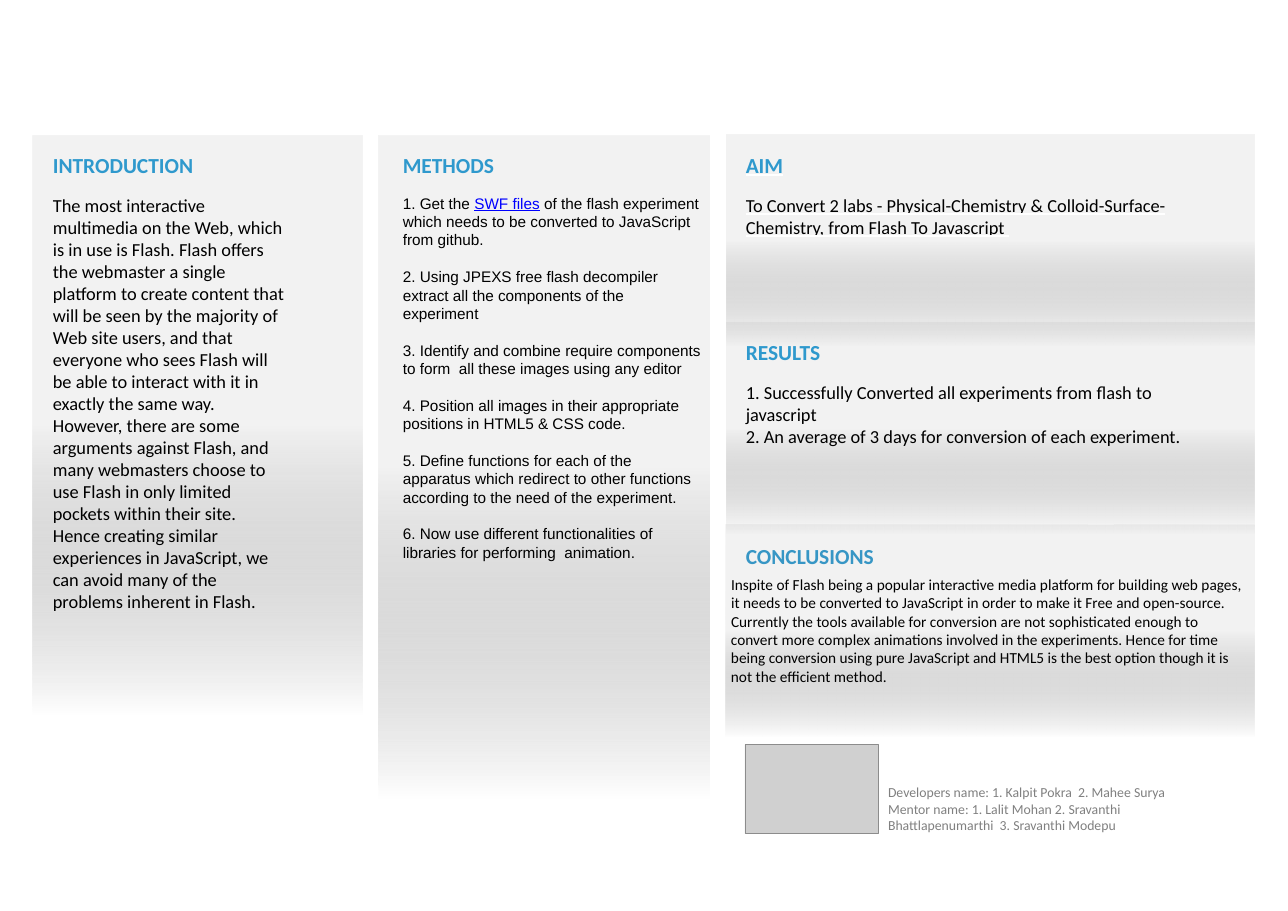
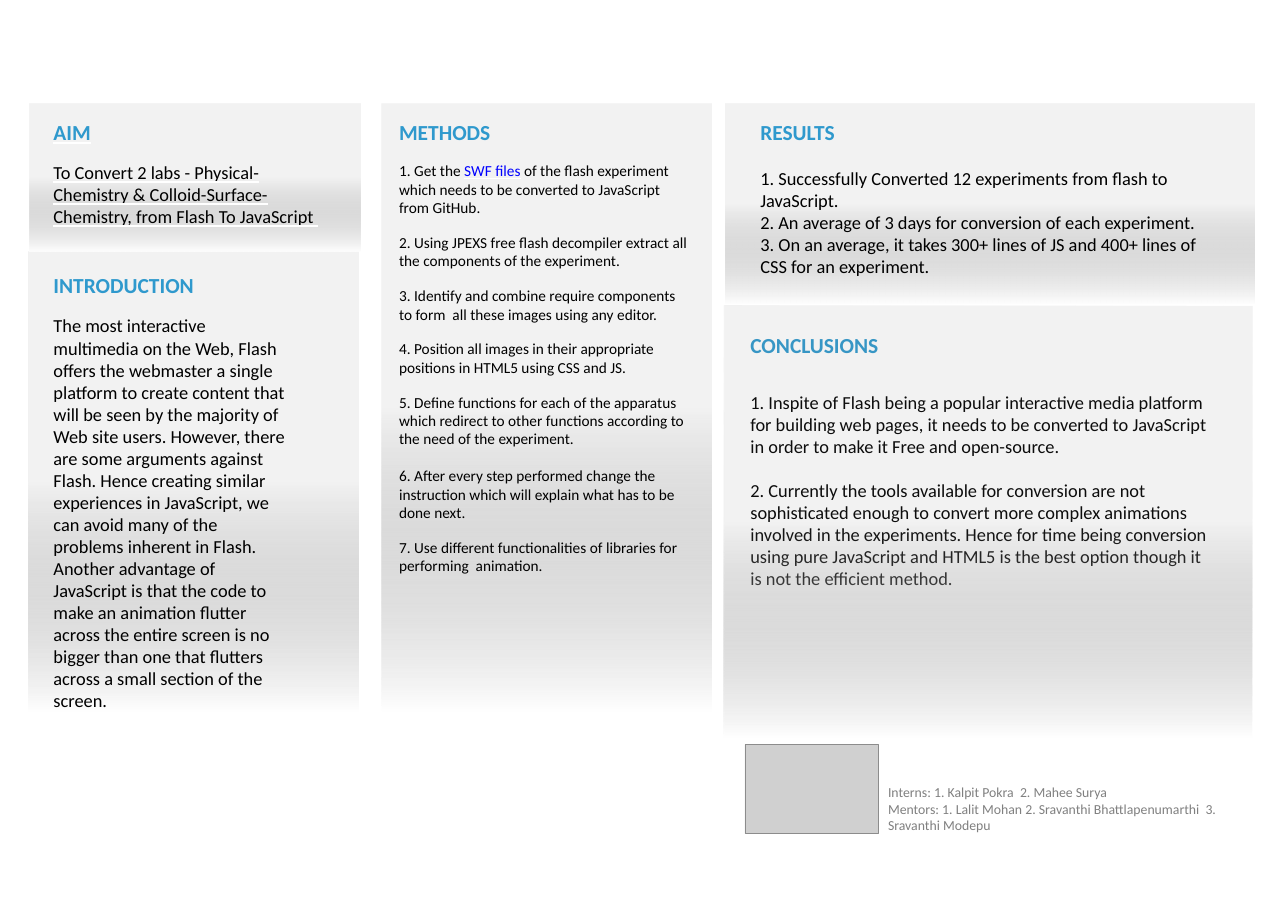
Before and after one commit to raghavmittal101/2017-summer-internship, a slide deck: slide 1 of posters/flashtojsposter_A0.pptx. Drawn at 1288x911 pixels with LibreOffice and Linux fonts; fonts in the diff are those of the drawing; grey boxes stand for pictures; background and template pictures are left out. Boxes give left, top, right and bottom in pixels: in the first picture for what was removed or moved away, otherwise in the second. Text is boxed around its words. In the diff, an @@ line names an element or a change of style, - is before the commit and + after.

Commit message:
Added Poster

```diff
--- a/posters/flashtojsposter_A0.pptx
+++ b/posters/flashtojsposter_A0.pptx
@@ rectangle added at (x1=30, y1=104, x2=360, y2=251), fill gradient #7F7F7F to #FFFFFF @@
@@ text "AIM" moved from (x1=746, y1=159, x2=1165, y2=235) to (x1=53, y1=126, x2=314, y2=225) @@
@@ rectangle resized from (x1=379, y1=135, x2=709, y2=798) to (x1=382, y1=104, x2=712, y2=711) @@
@@ text "METHODS" moved from (x1=403, y1=159, x2=700, y2=561) to (x1=399, y1=126, x2=687, y2=574) @@
@@ rectangle resized from (x1=727, y1=134, x2=1254, y2=345) to (x1=726, y1=104, x2=1254, y2=303) @@
@@ text "RESULTS" moved from (x1=746, y1=346, x2=1180, y2=446) to (x1=760, y1=126, x2=1196, y2=276) @@
@@ text at (x1=53, y1=166, x2=314, y2=225): text changed @@
-To Convert 2 labs - Physical-Chemistry & Colloid-Surface-Chemistry, from Flash To Javascript
+To Convert 2 labs - Physical-Chemistry & Colloid-Surface-Chemistry, from Flash To JavaScript
@@ text at (x1=399, y1=165, x2=687, y2=376): text changed; font Arial to Calibri @@
-1. Get the SWF files of the flash experiment which needs to be converted to JavaScript from github.
-2. Using JPEXS free flash decompiler extract all the components of the experiment
-3. Identify and combine require components to form all these images using any editor
-4. Position all images in their appropriate positions in HTML5 & CSS code.
+1. Get the SWF files of the flash experiment which needs to be converted to JavaScript from GitHub.
+2. Using JPEXS free flash decompiler extract all the components of the experiment.
+3. Identify and combine require components to form all these images using any editor.
+4. Position all images in their appropriate positions in HTML5 using CSS and JS.
@@ text at (x1=760, y1=172, x2=1168, y2=210): text changed @@
-1. Successfully Converted all experiments from flash to javascript
+1. Successfully Converted 12 experiments from flash to JavaScript.
@@ text at (x1=760, y1=238, x2=1196, y2=276): paragraph added @@
+3. On an average, it takes 300+ lines of JS and 400+ lines of CSS for an experiment.
@@ rectangle resized from (x1=32, y1=135, x2=363, y2=715) to (x1=29, y1=251, x2=359, y2=711) @@
@@ text "INTRODUCTION" moved from (x1=53, y1=159, x2=284, y2=611) to (x1=53, y1=279, x2=285, y2=707) @@
@@ text at (x1=53, y1=319, x2=285, y2=707): text changed @@
-The most interactive multimedia on the Web, which is in use is Flash. Flash offers the webmaster a single platform to create content that will be seen by the majority of Web site users, and that everyone who sees Flash will be able to interact with it in exactly the same way. However, there are some arguments against Flash, and many webmasters choose to use Flash in only limited pockets within their site. Hence creating similar experiences in JavaScript, we can avoid many of the problems inherent in Flash.
+The most interactive multimedia on the Web, Flash offers the webmaster a single platform to create content that will be seen by the majority of Web site users. However, there are some arguments against Flash. Hence creating similar experiences in JavaScript, we can avoid many of the problems inherent in Flash. Another advantage of JavaScript is that the code to make an animation flutter across the entire screen is no bigger than one that flutters across a small section of the screen.
@@ rectangle resized from (x1=727, y1=322, x2=1254, y2=533) to (x1=724, y1=306, x2=1253, y2=738) @@
@@ text "CONCLUSIONS" moved from (x1=726, y1=524, x2=1255, y2=736) to (x1=750, y1=339, x2=1207, y2=585) @@
@@ text "CONCLUSIONS" at (x1=750, y1=339, x2=1207, y2=585): vertical alignment middle to top; fill gradient #7F7F7F to #FFFFFF to none @@
@@ text at (x1=750, y1=339, x2=1207, y2=585): text changed; size 20 to 24 pt @@
-Inspite of Flash being a popular interactive media platform for building web pages, it needs to be converted to JavaScript in order to make it Free and open-source. Currently the tools available for conversion are not sophisticated enough to convert more complex animations involved in the experiments. Hence for time being conversion using pure JavaScript and HTML5 is the best option though it is not the efficient method.
+CONCLUSIONS
+1. Inspite of Flash being a popular interactive media platform for building web pages, it needs to be converted to JavaScript in order to make it Free and open-source.
+2. Currently the tools available for conversion are not sophisticated enough to convert more complex animations involved in the experiments. Hence for time being conversion using pure JavaScript and HTML5 is the best option though it is not the efficient method.
@@ text at (x1=399, y1=397, x2=684, y2=447): font Arial to Calibri in "5. Define functions for each of the ..." @@
@@ text at (x1=399, y1=470, x2=677, y2=574): text changed; font Arial to Calibri @@
-6. Now use different functionalities of libraries for performing animation.
+6. After every step performed change the instruction which will explain what has to be done next.
+7. Use different functionalities of libraries for performing animation.
@@ text removed at (x1=746, y1=550, x2=874, y2=564) @@
-CONCLUSIONS
@@ text at (x1=888, y1=787, x2=1216, y2=832): text changed @@
-Developers name: 1. Kalpit Pokra 2. Mahee Surya
-Mentor name: 1. Lalit Mohan 2. Sravanthi Bhattlapenumarthi 3. Sravanthi Modepu
+Interns: 1. Kalpit Pokra 2. Mahee Surya
+Mentors: 1. Lalit Mohan 2. Sravanthi Bhattlapenumarthi 3. Sravanthi Modepu
```
Also in this commit, not shown: 1 other file.
